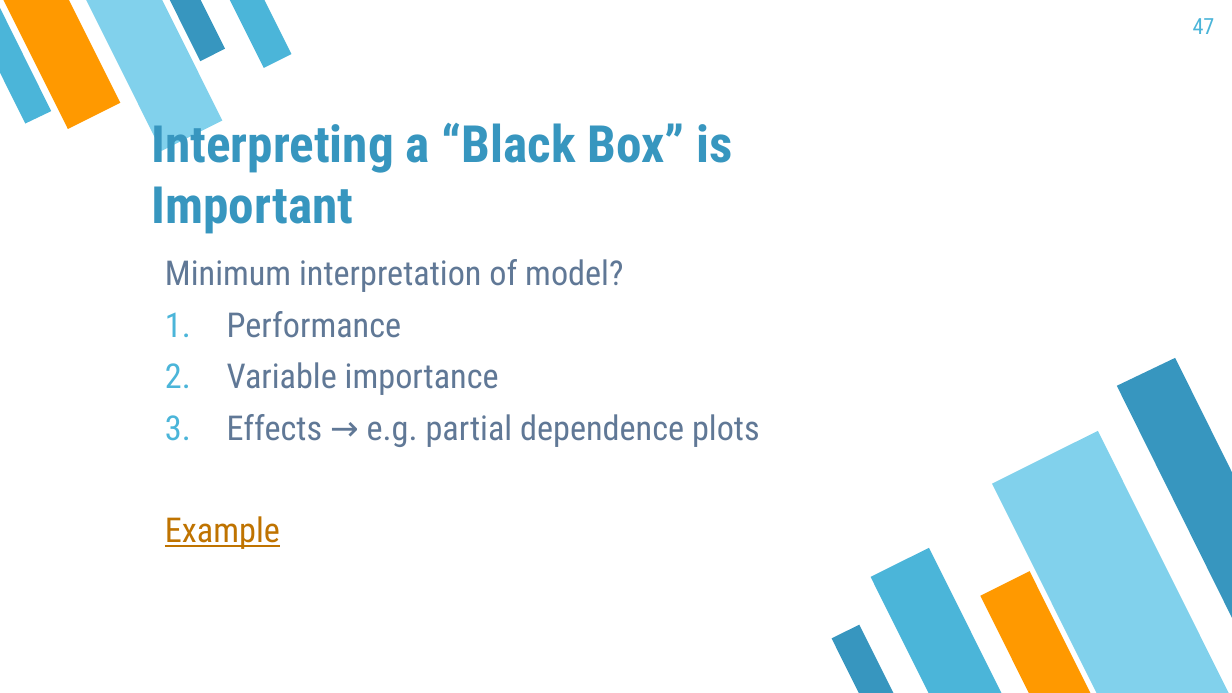
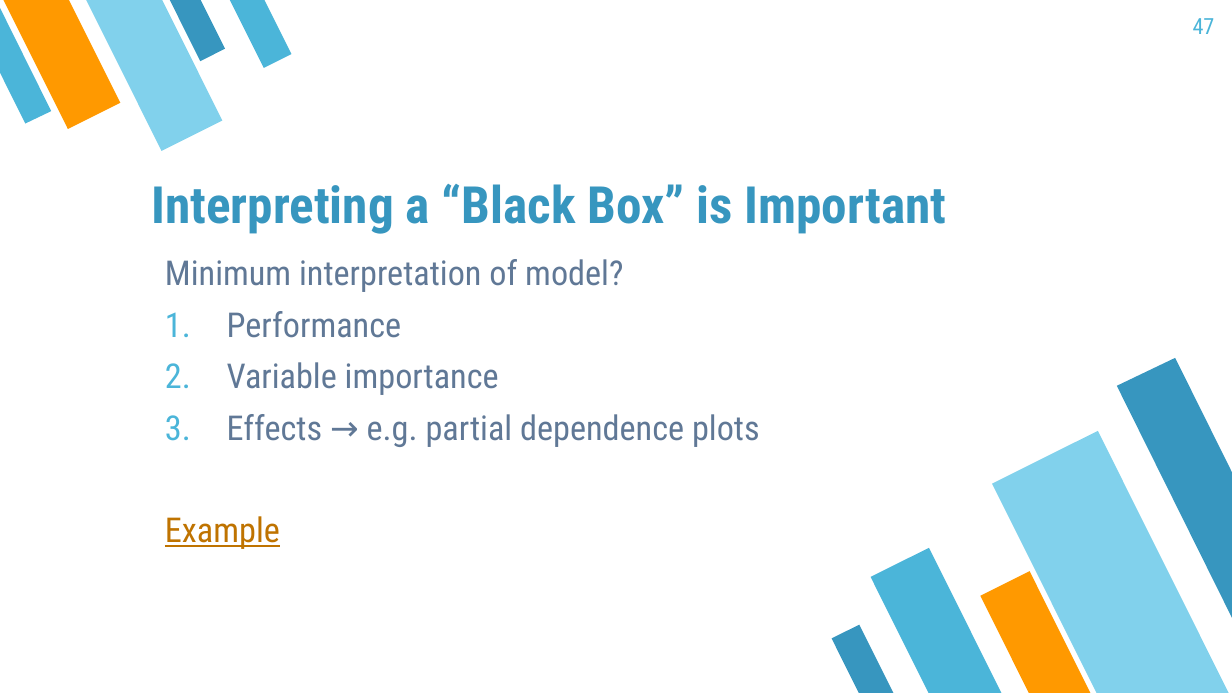
Before and after one commit to mayer79/ml_lecture, a slide deck: slide 47 of slides/ML_Lecture.pptx. Drawn at 1232x693 pixels with LibreOffice and Linux fonts; fonts in the diff are those of the drawing. Boxes give left, top, right and bottom in pixels: in the first picture for what was removed or moved away, otherwise in the second. Text is boxed around its words. In the diff, an @@ line names an element or a change of style, - is before the commit and + after.

```diff
--- a/slides/ML_Lecture.pptx
+++ b/slides/ML_Lecture.pptx
@@ title "Interpreting a “Black Box” is ..." rewrapped from box(151, 115, 732, 234) to box(151, 184, 946, 234) @@
```
Also in this commit, not shown: 18 other slides changed.
